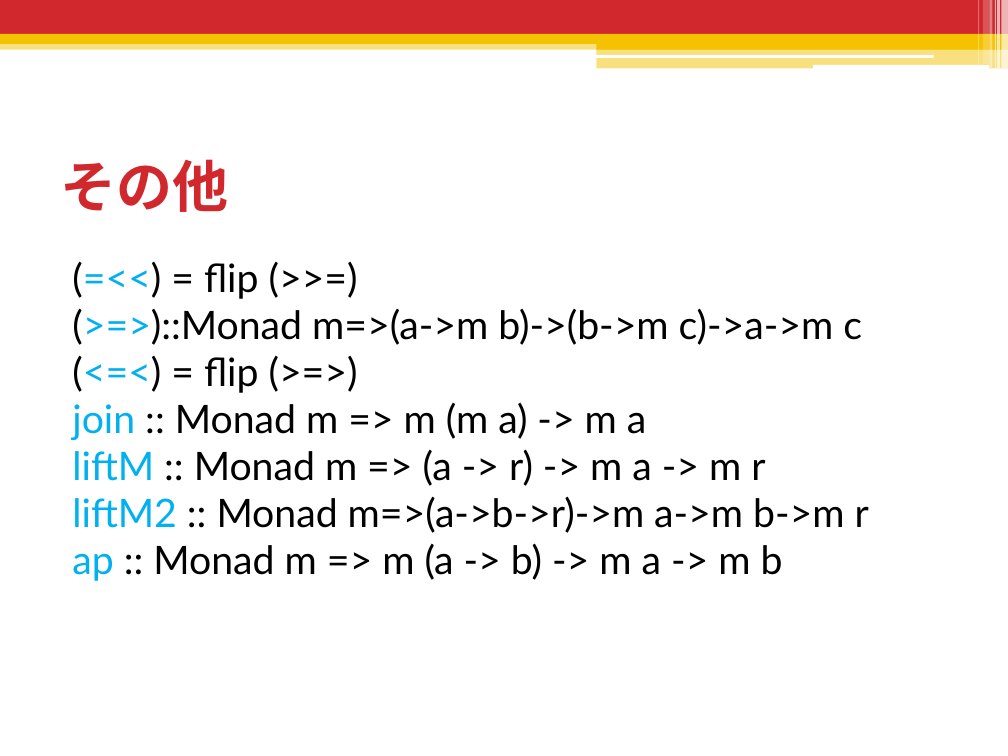
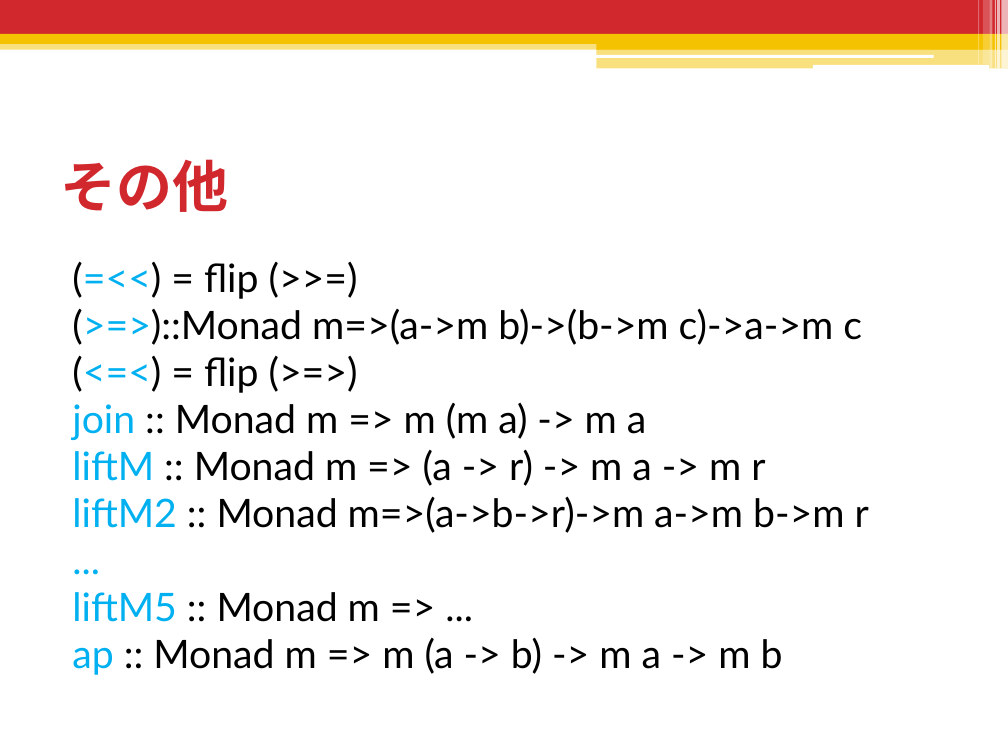
Before and after one commit to shiatsumat/HaskellLecture, a slide deck: slide 92 of 2_monad/slides/2_monad.pptx (slide 91 before the commit). Drawn at 1008x756 pixels with LibreOffice and Linux fonts; fonts in the diff are those of the drawing. Boxes give left, top, right and bottom in pixels: in the first picture for what was removed or moved away, otherwise in the second. Text is boxed around its words. In the diff, an @@ line names an element or a change of style, - is before the commit and + after.

```diff
--- a/2_monad/slides/2_monad.pptx
+++ b/2_monad/slides/2_monad.pptx
@@ text at (72,263,869,675): text changed @@
-(=<<) = flip (>>=)
-(>=>)::Monad m=>(a->m b)->(b->m c)->a->m c
-(<=<) = flip (>=>)
-join :: Monad m => m (m a) -> m a
-liftM :: Monad m => (a -> r) -> m a -> m r
-liftM2 :: Monad m=>(a->b->r)->m a->m b->m r
-ap :: Monad m => m (a -> b) -> m a -> m b
+(=<<) = flip (>>=)
+(>=>)::Monad m=>(a->m b)->(b->m c)->a->m c
+(<=<) = flip (>=>)
+join :: Monad m => m (m a) -> m a
+liftM :: Monad m => (a -> r) -> m a -> m r
+liftM2 :: Monad m=>(a->b->r)->m a->m b->m r
+...
+liftM5 :: Monad m => ...
+ap :: Monad m => m (a -> b) -> m a -> m b
```
Also in this commit, not shown: 3 other slides changed, 7 slides added, 1 other file.
